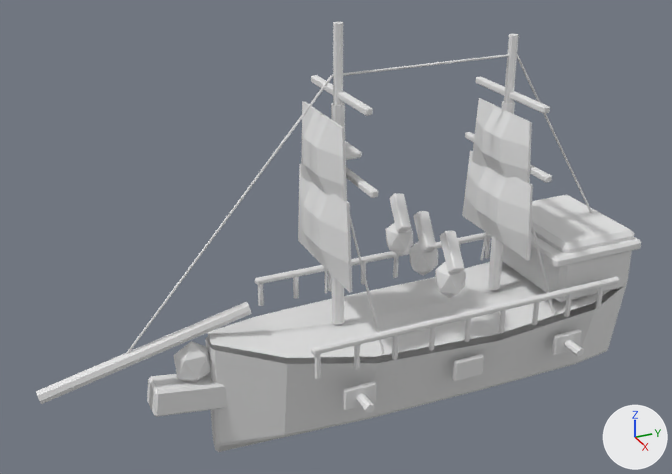
A saved change to the FBX model Assets/Desktopirates/Resources/Models/EnemyShipsV04/enemy_fire_raider_v04.fbx.
The view is the same before and after, from a 50 mm camera at (4.78, -2.81, 3.43) aimed at (-0.06, -0.63, 1.01). The lights are fixed; the arrows at lower right show +X, +Y and +Z. The first picture is the older version. Where no turn or scale is listed for an object, it has been applied to the vertices.

In view in the first picture: 'Bowsprit_Main', 'Enemy_Corsair_Deck', 'Enemy_Corsair_Hull', 'FireRaider_Burning_Ram', 'FireRaider_Fire_Pot_1', 'FireRaider_Fire_Pot_2', 'FireRaider_Fire_Pot_3', 'FireRaider_Flame_1', 'FireRaider_Flame_2', 'FireRaider_Flame_3', 'Prow_Figurehead', 'Sail_1_1', 'Sail_1_2', 'Sail_2_1', 'Sail_2_2', 'Stern_GreatCabin', 'Stern_Quarterdeck', 'Tier_2_Port_TopRail' and 37 more.
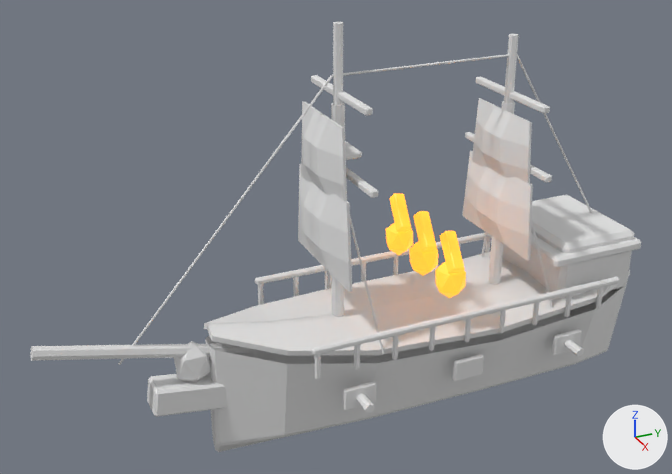
Location of each change, (x1, y1, x2, y2) in pixels of the pictures (672 x 474 px):
'Enemy_Corsair_Deck', reshaped (8% taller)
    before: (206, 261, 610, 358)
    after: (204, 251, 630, 356)
'Bowsprit_Main', turned
    before: (36, 302, 251, 404)
    after: (30, 343, 253, 361)
'FireRaider_Fire_Pot_1', recoloured, surface changed
    both: (435, 261, 466, 298)
'FireRaider_Flame_1', recoloured, surface changed
    both: (440, 231, 465, 274)
'FireRaider_Fire_Pot_2', recoloured, surface changed
    both: (409, 241, 438, 276)
'FireRaider_Flame_2', recoloured, surface changed
    both: (413, 211, 437, 252)
'FireRaider_Fire_Pot_3', recoloured, surface changed
    both: (386, 222, 413, 255)
'FireRaider_Flame_3', recoloured, surface changed
    both: (389, 193, 411, 232)

The change, as a diff of the scene's bpy script:
```diff
--- a/Assets/Desktopirates/Resources/Models/EnemyShipsV04/enemy_fire_raider_v04.fbx.py
+++ b/Assets/Desktopirates/Resources/Models/EnemyShipsV04/enemy_fire_raider_v04.fbx.py
@@ mat_glassglow_v03 @@
 mat_glassglow_v03 = principled_material('GlassGlow_v03')
-mat_glassglow_v03.base_color = (0.8, 0.8, 0.8)  # white #e7e7e7
+mat_glassglow_v03.base_color = (1.0, 0.35, 0.025)  # orange #ffa02c
+mat_glassglow_v03.emission_strength = 1.4
+mat_glassglow_v03.emission_color = (1.0, 0.35, 0.025)  # orange #ffa02c
@@ me_enemy_corsair_hull_deckmesh @@
 # used by ob_enemy_corsair_deck; location = (0.0, 0.0, 0.0)
-me_enemy_corsair_hull_deckmesh.from_pydata(...)  # 18 vertices, 10 faces; spans x -0.44..0.44, y -1.51..1.43, z 0.35..0.56
+me_enemy_corsair_hull_deckmesh.from_pydata(...)  # 36 vertices, 34 faces; spans x -0.47..0.47, y -1.51..1.43, z 0.38..0.63
+# me_enemy_corsair_hull_deckmesh part 1: the whole mesh is rebuilt
 me_enemy_corsair_hull_deckmesh.materials.append(mat_deckoak_v03)
@@ ob_bowsprit_main @@
 ob_bowsprit_main.location = (0.0, -1.883, 0.526)
-ob_bowsprit_main.rotation_euler = (1.344, 0.0, 3.142)  # degrees (77, 0, 180)
+ob_bowsprit_main.rotation_euler = (-1.344, 0.0, 3.142)  # degrees (-77, 0, 180)
 ob_bowsprit_main.scale = (0.94, 1.06, 0.94)
```
